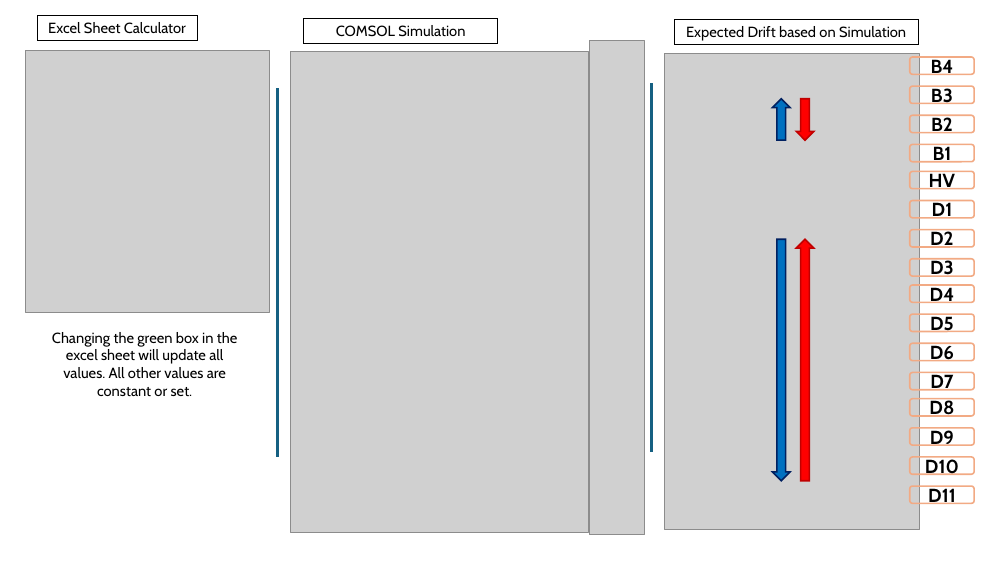
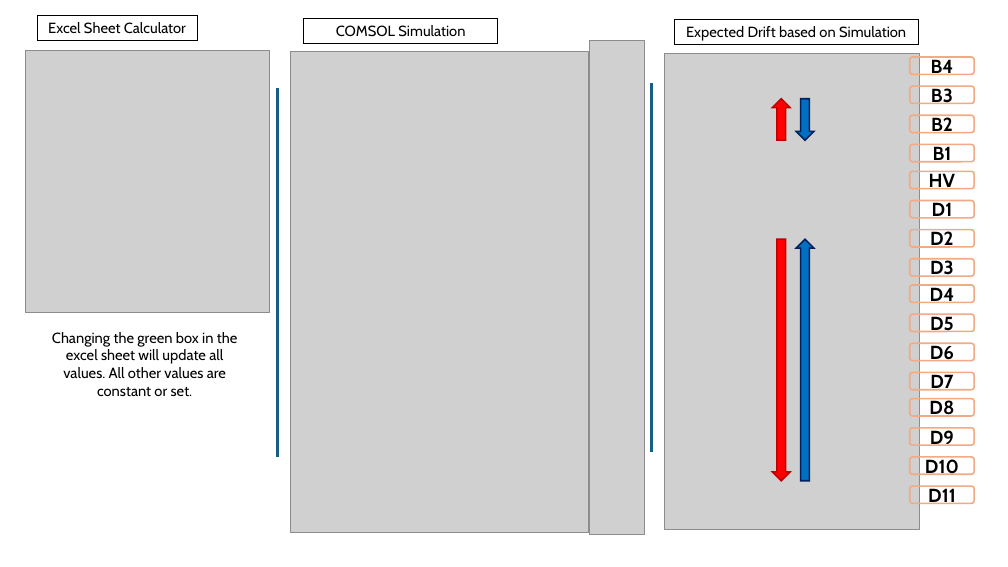
Before and after one commit to barajasalfredo13/UTAH-TPC-Simulation-and-Models, a slide deck: slide 5 of z.ReadMeAssets/UTAH Github.pptx. Drawn at 1008x567 pixels with LibreOffice and Linux fonts; fonts in the diff are those of the drawing; grey boxes stand for pictures. Boxes give left, top, right and bottom in pixels: in the first picture for what was removed or moved away, otherwise in the second. Text is boxed around its words. In the diff, an @@ line names an element or a change of style, - is before the commit and + after.

```diff
--- a/z.ReadMeAssets/UTAH Github.pptx
+++ b/z.ReadMeAssets/UTAH Github.pptx
@@ rotation 270 to 90 degrees in 3 elements at (x1=796, y1=98, x2=814, y2=140), (x1=773, y1=98, x2=790, y2=140), (x1=773, y1=240, x2=790, y2=481) @@
@@ right arrow at (x1=796, y1=240, x2=814, y2=481): rotation 90 to 270 degrees @@
```
Also in this commit, not shown: 7 other files.
